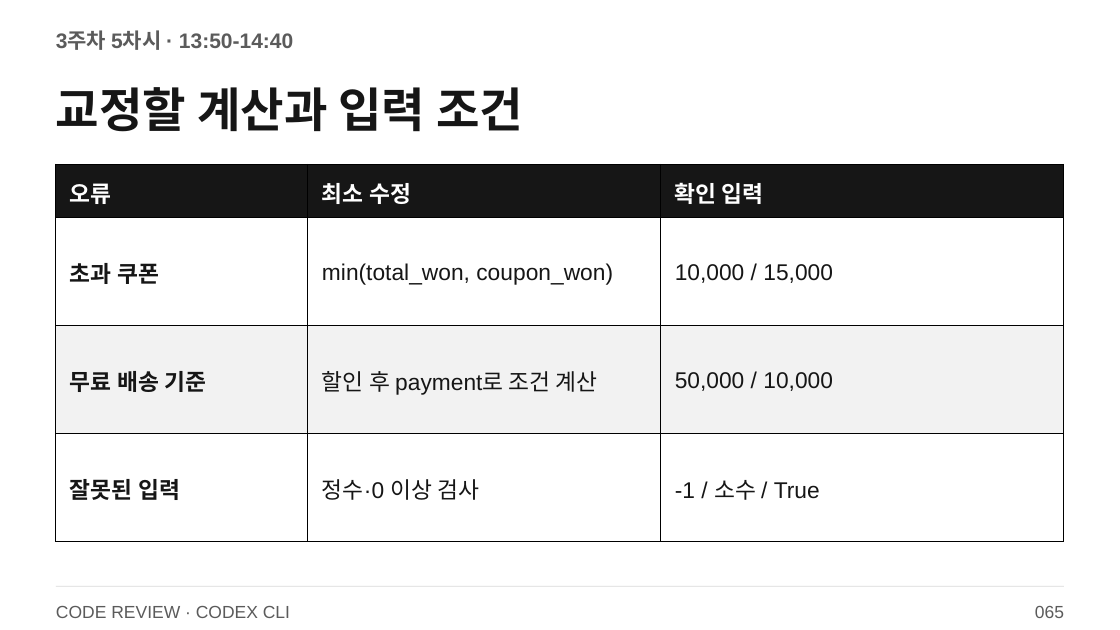
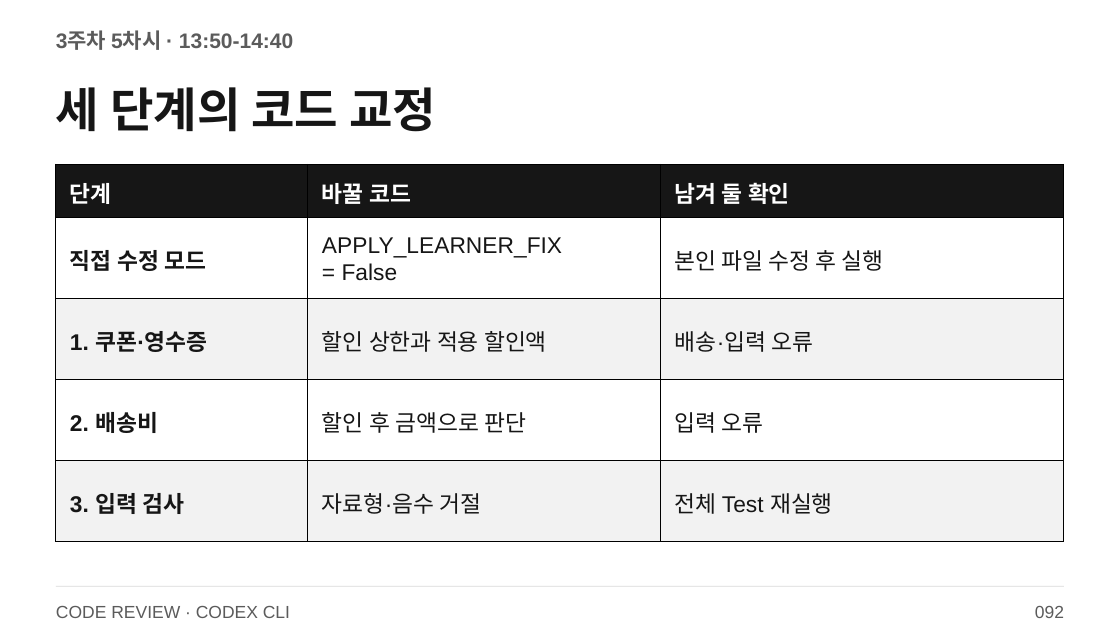
Before and after one commit to smilesjcha/llm-agent-and-workflow-automation, a slide deck: slide 92 of slides/IPA_LLM_Agent_업무자동화_Day3_2026_CODEX_CLI.pptx (slide 65 before the commit). Drawn at 1120x630 pixels with LibreOffice and Linux fonts; fonts in the diff are those of the drawing. Boxes give left, top, right and bottom in pixels: in the first picture for what was removed or moved away, otherwise in the second. Text is boxed around its words. In the diff, an @@ line names an element or a change of style, - is before the commit and + after.

```diff
--- a/slides/IPA_LLM_Agent_업무자동화_Day3_2026_CODEX_CLI.pptx
+++ b/slides/IPA_LLM_Agent_업무자동화_Day3_2026_CODEX_CLI.pptx
@@ text at (56, 87, 436, 132): text changed @@
-교정할 계산과 입력 조건
+세 단계의 코드 교정
@@ table at (56, 165, 1065, 541) @@
-row 1: 오류 | 최소 수정 | 확인 입력
-row 2: 초과 쿠폰 | min(total_won, coupon_won) | 10,000 / 15,000
-row 3: 무료 배송 기준 | 할인 후 payment로 조건 계산 | 50,000 / 10,000
-row 4: 잘못된 입력 | 정수·0 이상 검사 | -1 / 소수 / True
+row 1: 단계 | 바꿀 코드 | 남겨 둘 확인
+row 2: 직접 수정 모드 | APPLY_LEARNER_FIX / = False | 본인 파일 수정 후 실행
+row 3: 1. 쿠폰·영수증 | 할인 상한과 적용 할인액 | 배송·입력 오류
+row 4: 2. 배송비 | 할인 후 금액으로 판단 | 입력 오류
+row 5: 3. 입력 검사 | 자료형·음수 거절 | 전체 Test 재실행
@@ text at (1035, 606, 1064, 618): text changed @@
-065
+092
```
Also in this commit, not shown: 70 other slides changed, 98 slides added, 13 slides removed, 27 other files.
